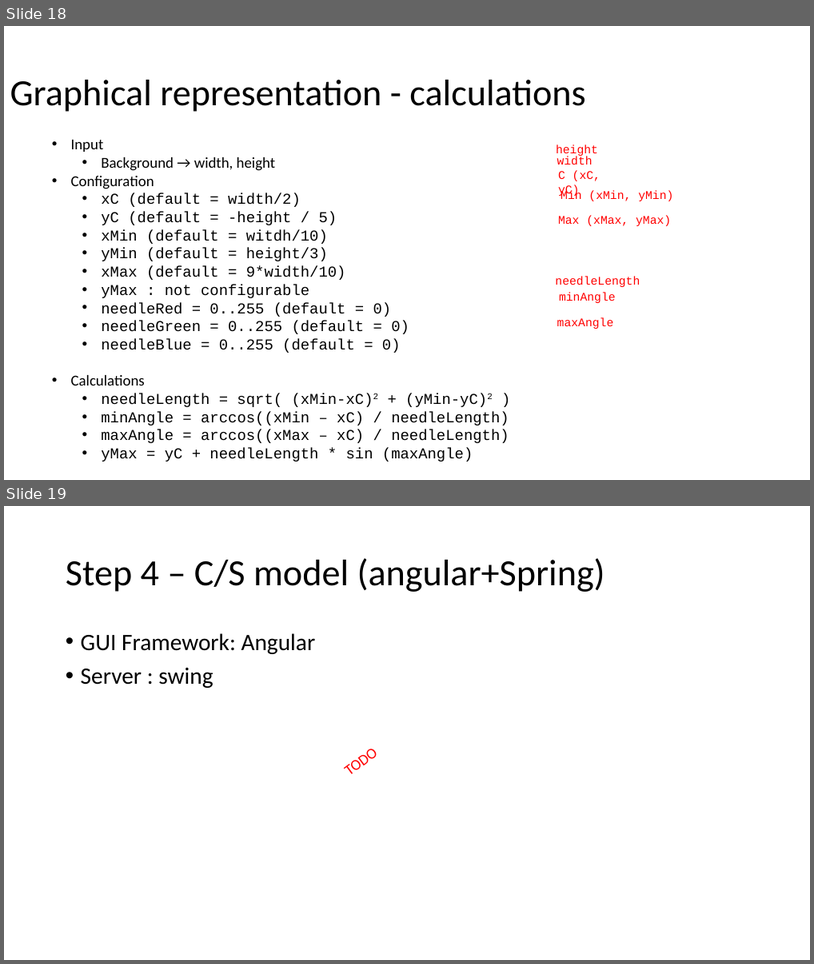
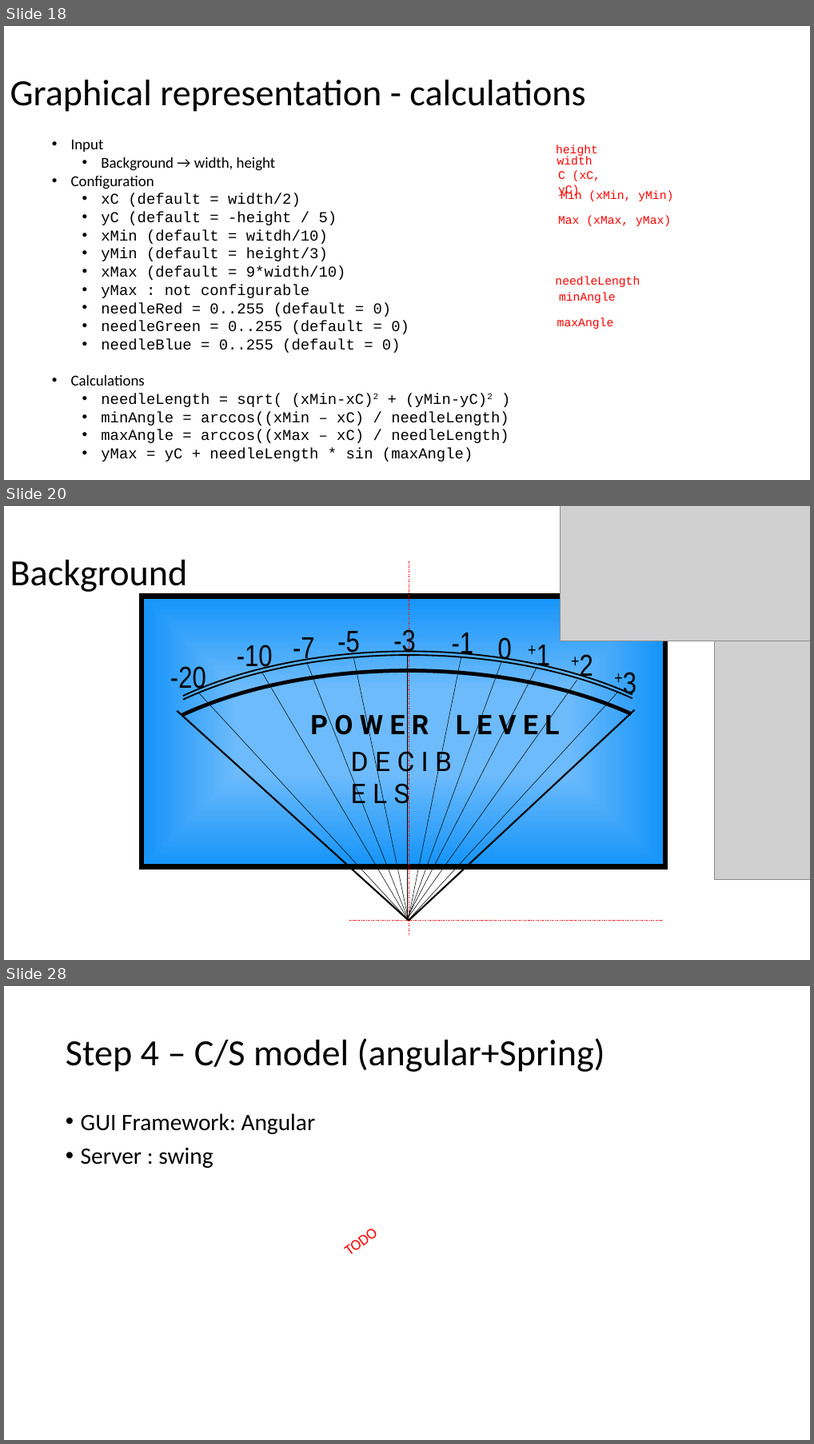
Before and after one commit to devidin/yavumeter, a slide deck: doc/Steps overview.pptx. Shown one above the other, each under a label of ours: slides 18 and 19 before the commit, slides 18, 20 and 28 after it; the slides between them are not shown. The pictures are 814x964 and 814x1444 pixels, drawn with LibreOffice and Linux fonts; fonts in the diff are those of the drawing; grey boxes stand for pictures. Boxes give left, top, right and bottom in pixels: in the first picture for what was removed or moved away, otherwise in the second. Text is boxed around its words. In the diff, an @@ line names an element or a change of style, - is before the commit and + after.

```diff
--- a/doc/Steps overview.pptx
+++ b/doc/Steps overview.pptx
@@ slide 20 added at bbox=[4, 506, 810, 960], background #FFFFFF @@
@@ picture added at bbox=[561, 506, 810, 641] @@
@@ title added at bbox=[10, 560, 188, 595], 44 pt, text #000000 @@
+Background
@@ line added from (409, 562) to (409, 934), #FF0000 0.5 pt dashed @@
@@ rectangle added at bbox=[142, 596, 666, 867], fill gradient #6DBBFB to #1795F9, outline #000000 6 pt @@
@@ picture added at bbox=[715, 624, 810, 880] @@
@@ text added at bbox=[237, 644, 273, 672], 36 pt, text #000000 @@
+-10
@@ text added at bbox=[293, 637, 315, 664], 36 pt, text #000000 @@
+-7
@@ text added at bbox=[338, 631, 360, 658], 36 pt, text #000000 @@
+-5
@@ text added at bbox=[394, 628, 416, 657], 36 pt, text #000000 @@
+-3
@@ text added at bbox=[452, 632, 474, 660], 36 pt, text #000000 @@
+-1
@@ text added at bbox=[498, 637, 512, 665], 36 pt, text #000000 @@
+0
@@ text added at bbox=[537, 644, 550, 671], 36 pt, text #000000 @@
++1
@@ arc (boxed as its full ellipse) added at bbox=[74, 671, 742, 960], outline #000000 4.5 pt @@
@@ arc (boxed as its full ellipse) added at bbox=[75, 651, 743, 960], outline #000000 1.75 pt @@
@@ arc (boxed as its full ellipse) added at bbox=[75, 655, 743, 960], outline #000000 1.75 pt @@
@@ text added at bbox=[170, 666, 206, 694], 36 pt, text #000000 @@
+-20
@@ line added from (409, 920) to (262, 672), #000000 0.5 pt @@
@@ line added from (409, 919) to (307, 662), #000000 0.5 pt @@
@@ line added from (409, 919) to (354, 656), #000000 0.5 pt @@
@@ line added from (407, 918) to (536, 668), #000000 0.5 pt @@
@@ line added from (408, 918) to (408, 654), #000000 0.5 pt @@
@@ line added from (408, 919) to (502, 661), #000000 0.5 pt @@
@@ line added from (409, 919) to (462, 657), #000000 0.5 pt @@
@@ text added at bbox=[580, 654, 594, 682], 36 pt, text #000000 @@
++2
@@ text added at bbox=[623, 672, 637, 699], 36 pt, text #000000 @@
++3
@@ line added from (409, 920) to (199, 693), #000000 0.5 pt @@
@@ line added from (407, 919) to (578, 680), #000000 0.5 pt @@
@@ line added from (409, 919) to (618, 692), #000000 0.5 pt @@
@@ line added from (409, 920) to (177, 711), #000000 2 pt @@
@@ text added at bbox=[310, 709, 559, 740], 32 pt, text #000000, bold @@
+P O W E R L E V E L
@@ line added from (410, 920) to (635, 710), #000000 2 pt @@
@@ text added at bbox=[351, 746, 452, 809], 32 pt, text #000000 @@
+D E C I B E L S
@@ line added from (662, 920) to (350, 920), #FF0000 0.5 pt dashed @@
@@ what was slide 19 is now slide 28 @@
```
Also in this commit, not shown: 1 slide changed, 9 other slides added, 8 other files.
